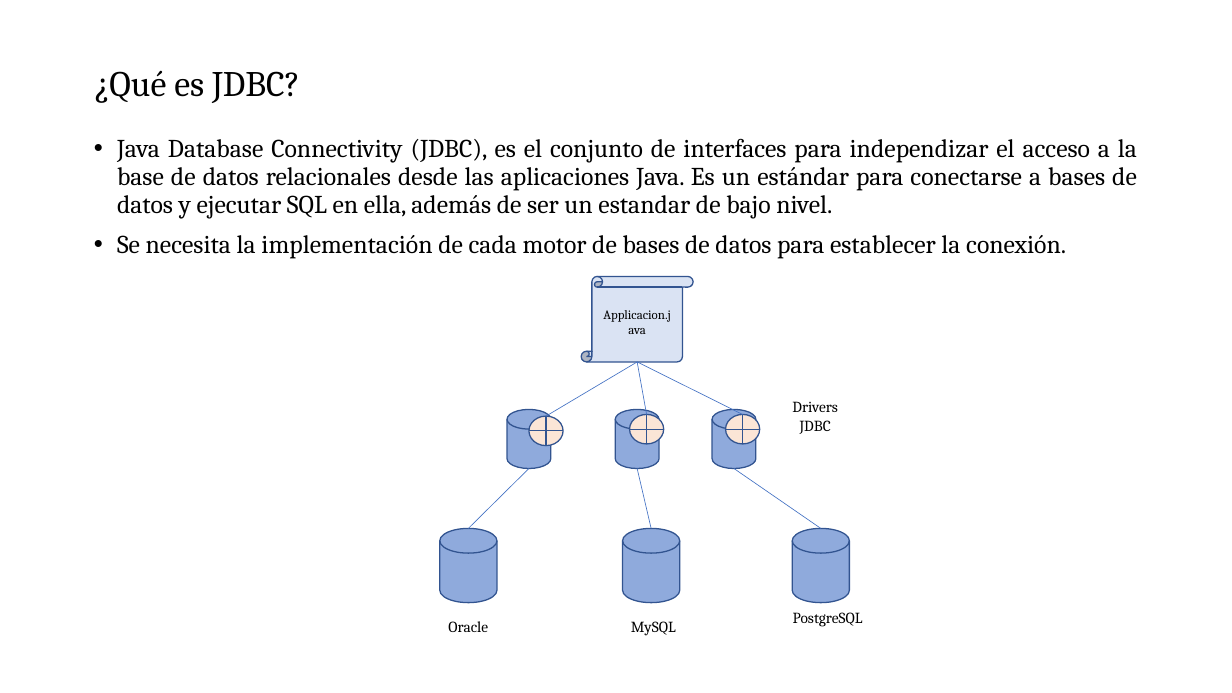
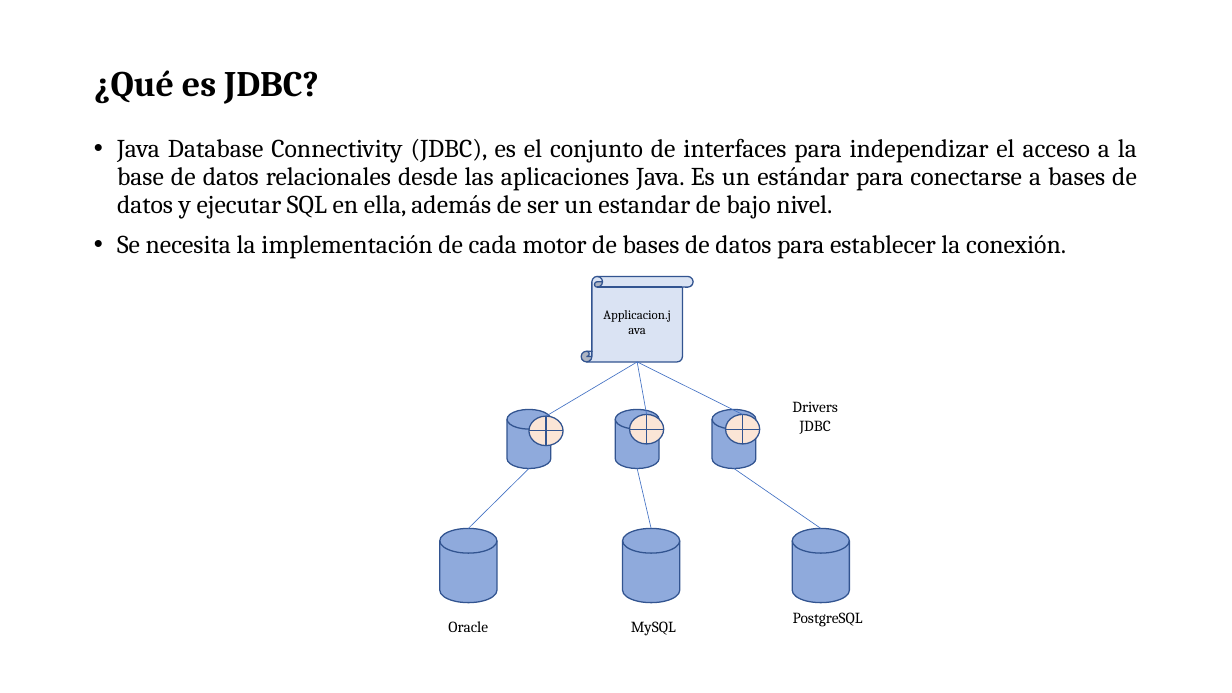
Before and after one commit to soycperez/persistencia-spring-framework, a slide deck: slide 2 of Persistencia con JDBC.pptx. Drawn at 1232x693 pixels with LibreOffice and Linux fonts; fonts in the diff are those of the drawing; background and template pictures are left out. Boxes give left, top, right and bottom in pixels: in the first picture for what was removed or moved away, otherwise in the second. Text is boxed around its words. In the diff, an @@ line names an element or a change of style, - is before the commit and + after.

```diff
--- a/Persistencia con JDBC.pptx
+++ b/Persistencia con JDBC.pptx
@@ title "¿Qué es JDBC?" at box(94, 70, 319, 104): bold on @@
```
Also in this commit, not shown: 2 other slides changed, 5 slides added, 1 slide removed.
